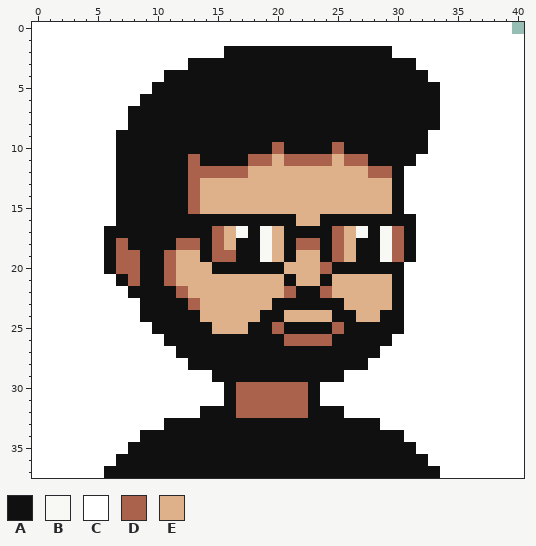
Two versions of one pixel-art sprite, media/david2.png. That is the earlier state.
The file is 82x76 pixels, drawn in blocks of 2x2; one block is one cell here.
Palette (. is transparent): A #101010  B #f8f8f5  C #ffffff  D #ab624d  E #dfb18a
The same view after the edit:
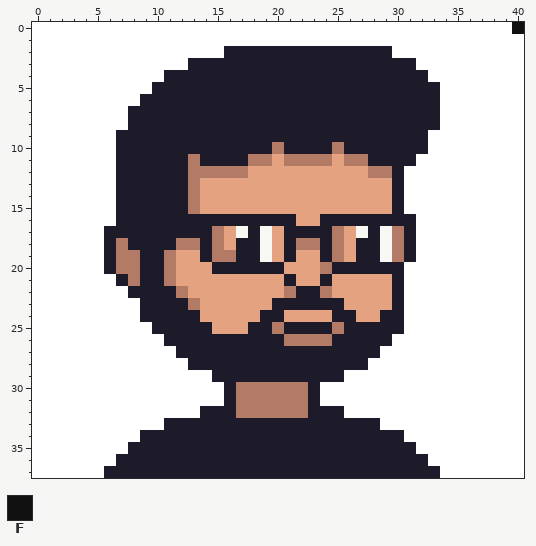
Colours new in this view: F #101010
Changes in this commit:
Colour A changes from #101010 to #1d1a29.
Colour D changes from #ab624d to #b37a65.
Colour E changes from #dfb18a to #e4a281.
Colour F is added in row 0 at x 40.
Changed places in both pictures, as pixel boxes (x1, y1, x2, y2):
added: (512, 22, 524, 34)
changed: (104, 46, 440, 478)
